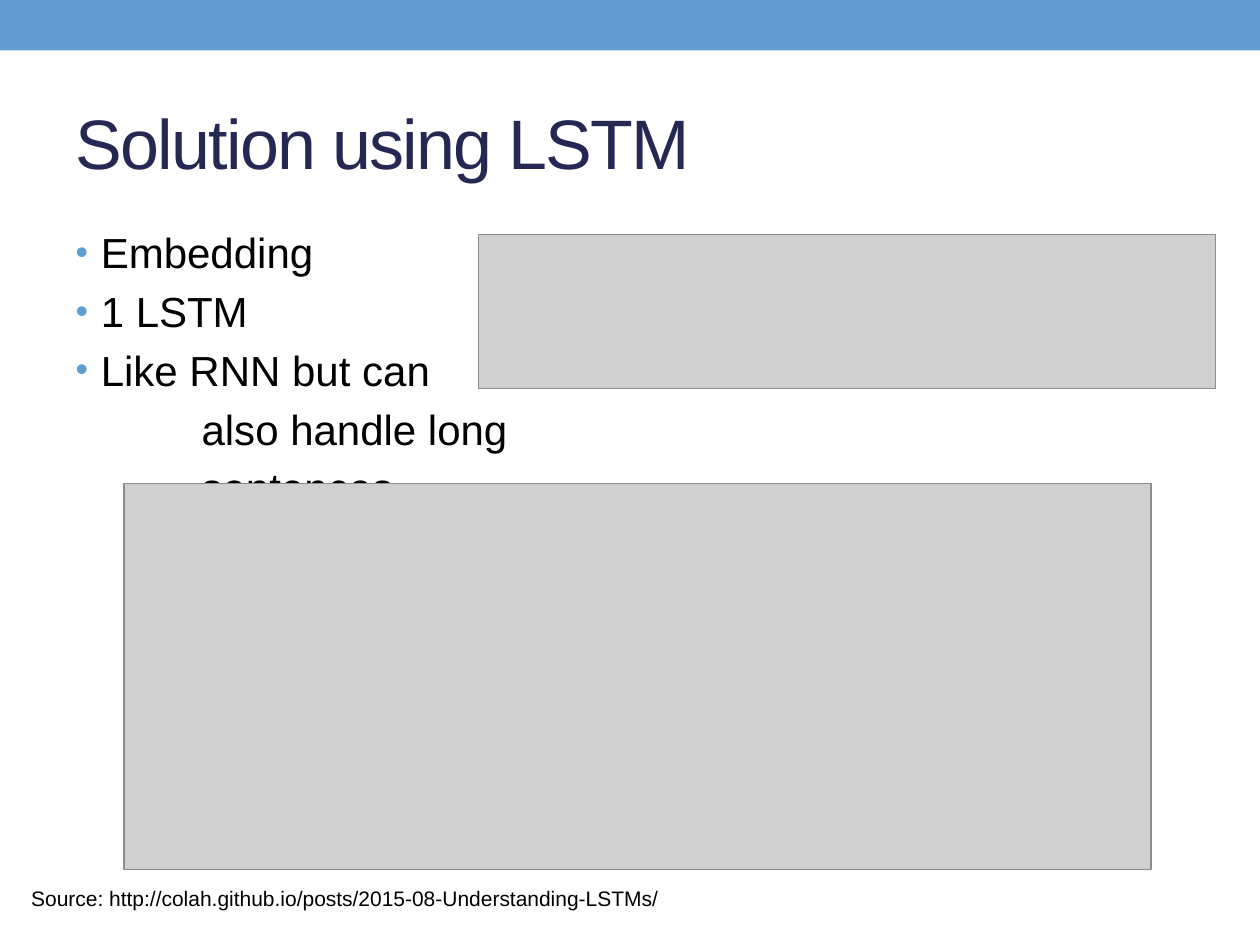
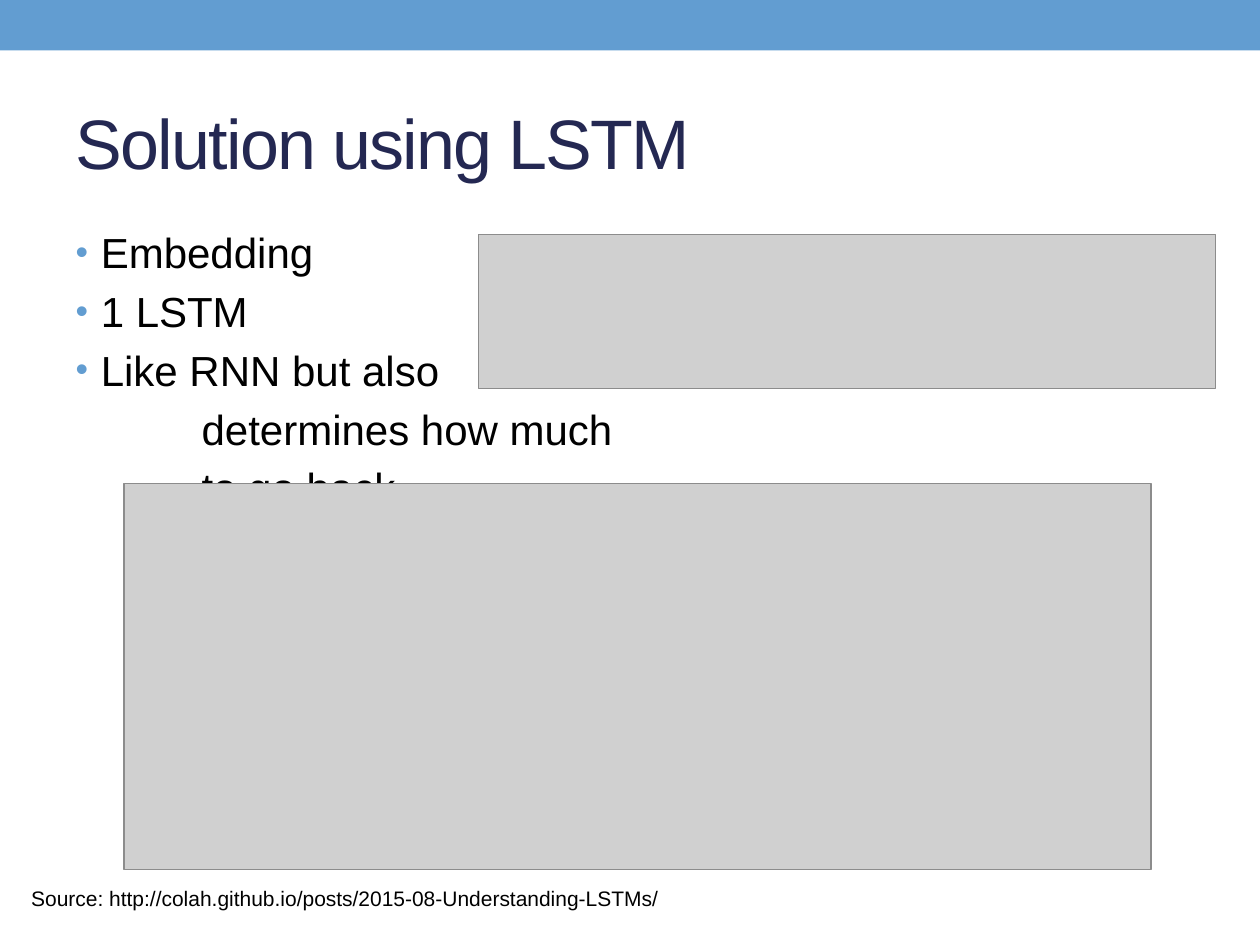
Before and after one commit to thdiaman/deep-learning, a slide deck: slide 8 of presentations/TextClassification.pptx. Drawn at 1260x945 pixels with LibreOffice and Linux fonts; fonts in the diff are those of the drawing; grey boxes stand for pictures. Boxes give left, top, right and bottom in pixels: in the first picture for what was removed or moved away, otherwise in the second. Text is boxed around its words. In the diff, an @@ line names an element or a change of style, - is before the commit and + after.

```diff
--- a/presentations/TextClassification.pptx
+++ b/presentations/TextClassification.pptx
@@ text at (101, 355, 613, 484): text changed @@
-• Like RNN but can
-also handle long
-sentences
+• Like RNN but also
+determines how much
+to go back
```
Also in this commit, not shown: 1 other slide changed, 7 other files.
